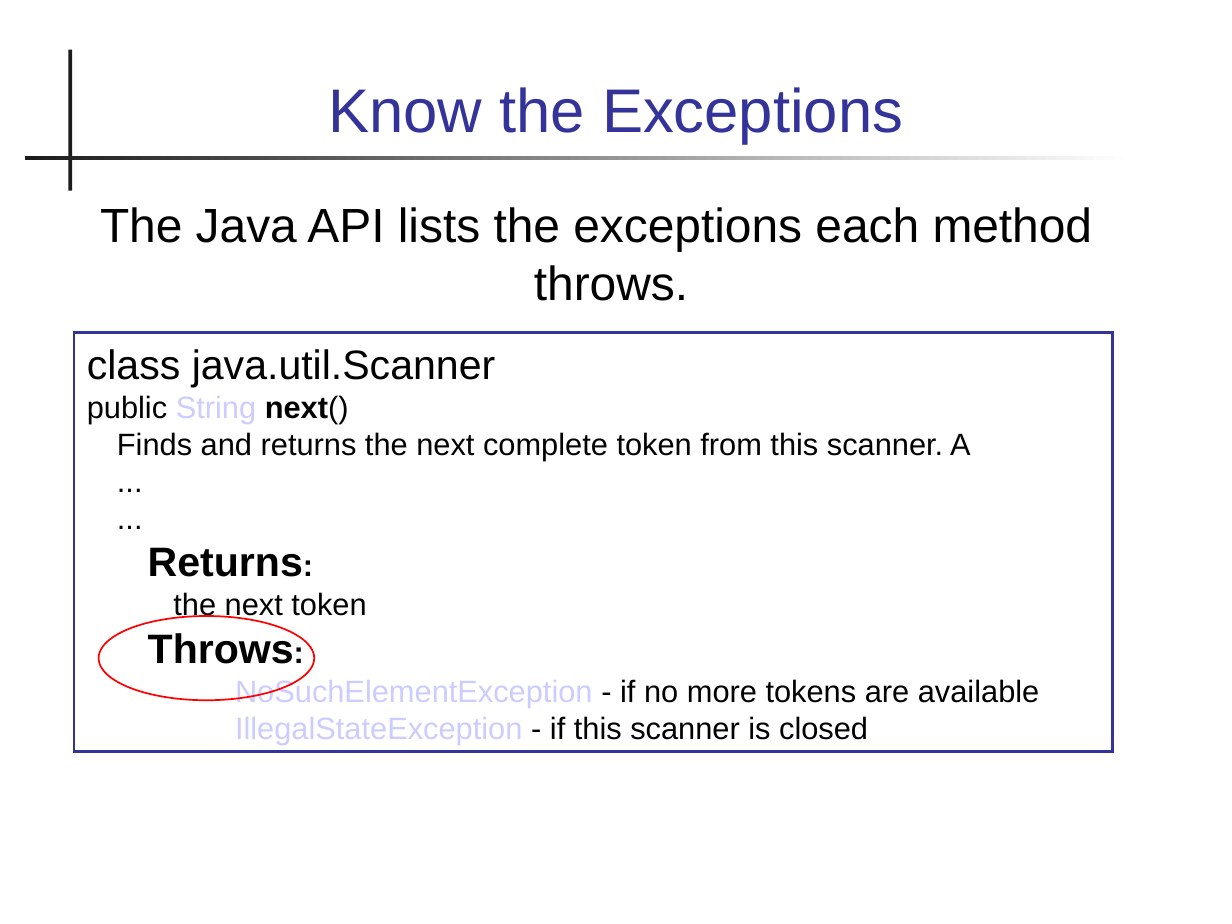
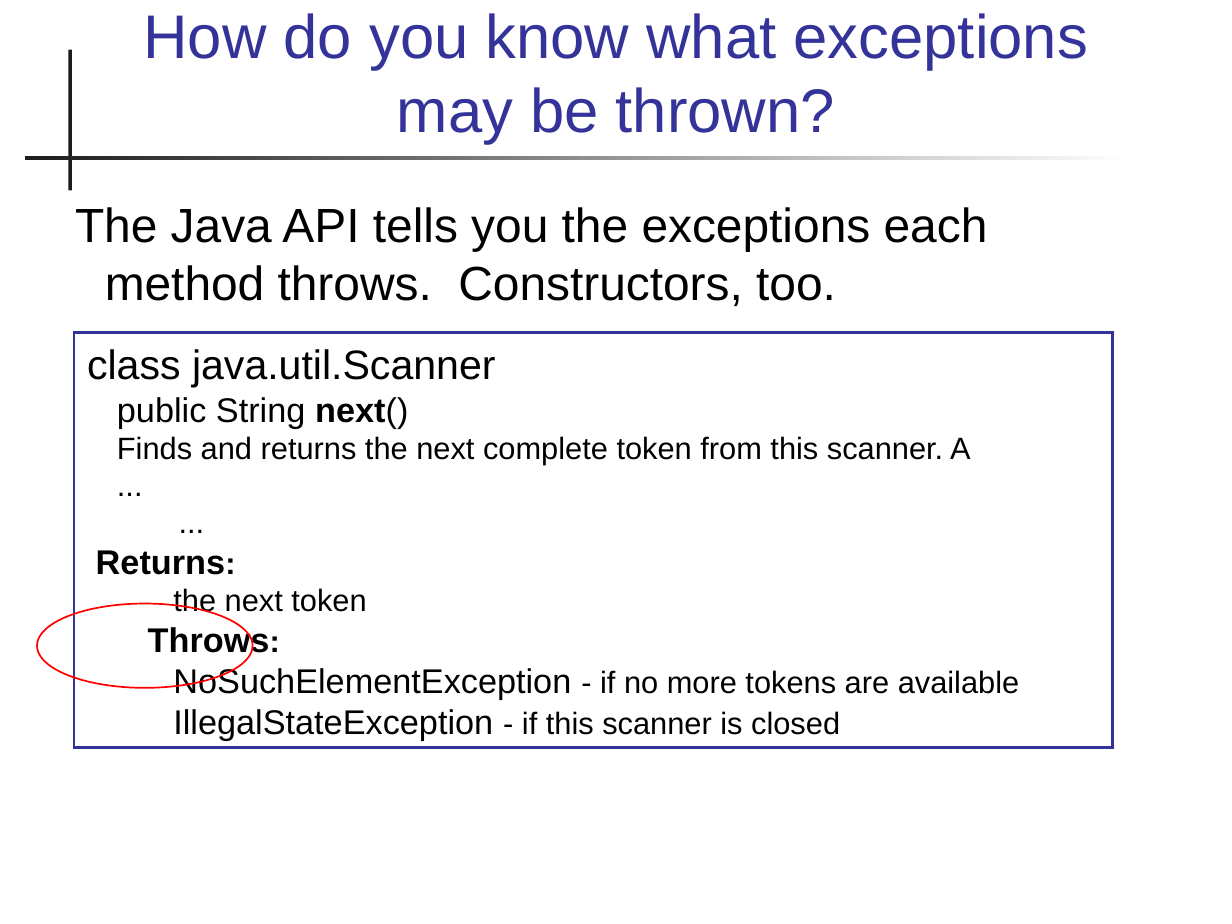
Before and after one commit to skeoop/skeoop.github.io, a slide deck: slide 19 of week6/Exceptions.ppt (slide 15 before the commit). Drawn at 1232x924 pixels with LibreOffice and Linux fonts; fonts in the diff are those of the drawing. Boxes give left, top, right and bottom in pixels: in the first picture for what was removed or moved away, otherwise in the second. Text is boxed around its words. In the diff, an @@ line names an element or a change of style, - is before the commit and + after.

Commit message:
update slides on exceptions

```diff
--- a/week6/Exceptions.ppt
+++ b/week6/Exceptions.ppt
@@ title at (x1=143, y1=13, x2=1088, y2=144): text changed @@
-Know the Exceptions
+How do you know what exceptions may be thrown?
@@ text at (x1=75, y1=207, x2=988, y2=306): text changed @@
-The Java API lists the exceptions each method throws.
+The Java API tells you the exceptions each method throws. Constructors, too.
@@ rectangle "class java.util.Scanner" resized from (x1=74, y1=333, x2=1112, y2=752) to (x1=74, y1=333, x2=1112, y2=748) @@
@@ text in rectangle at (x1=96, y1=397, x2=1020, y2=740): size 18 to 20 pt in "public String next()", "NoSuchElementException", "IllegalStateException"; text colour #CCCCFF to #000000 in "String", "NoSuchElementException", "IllegalStateException"; size 24 to 20 pt in "Returns:", "Throws:"; indent changed; list level 2 to 1 in "Returns:"; list level 2 to 1 in "Throws:"; list level 3 to 1 in "NoSuchElementException - if no more ..."; list level 3 to 1 in "IllegalStateException - if this scanner ..." @@
@@ ellipse moved from (x1=99, y1=616, x2=314, y2=700) to (x1=37, y1=604, x2=253, y2=687) @@
```
Also in this commit, not shown: 17 other slides changed, 13 slides added, 2 slides removed.
